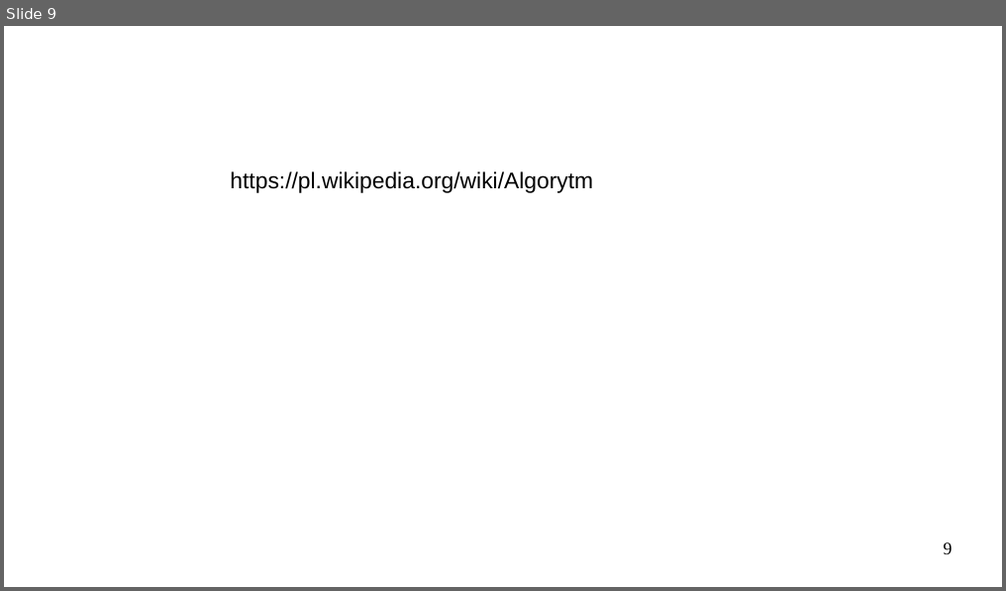
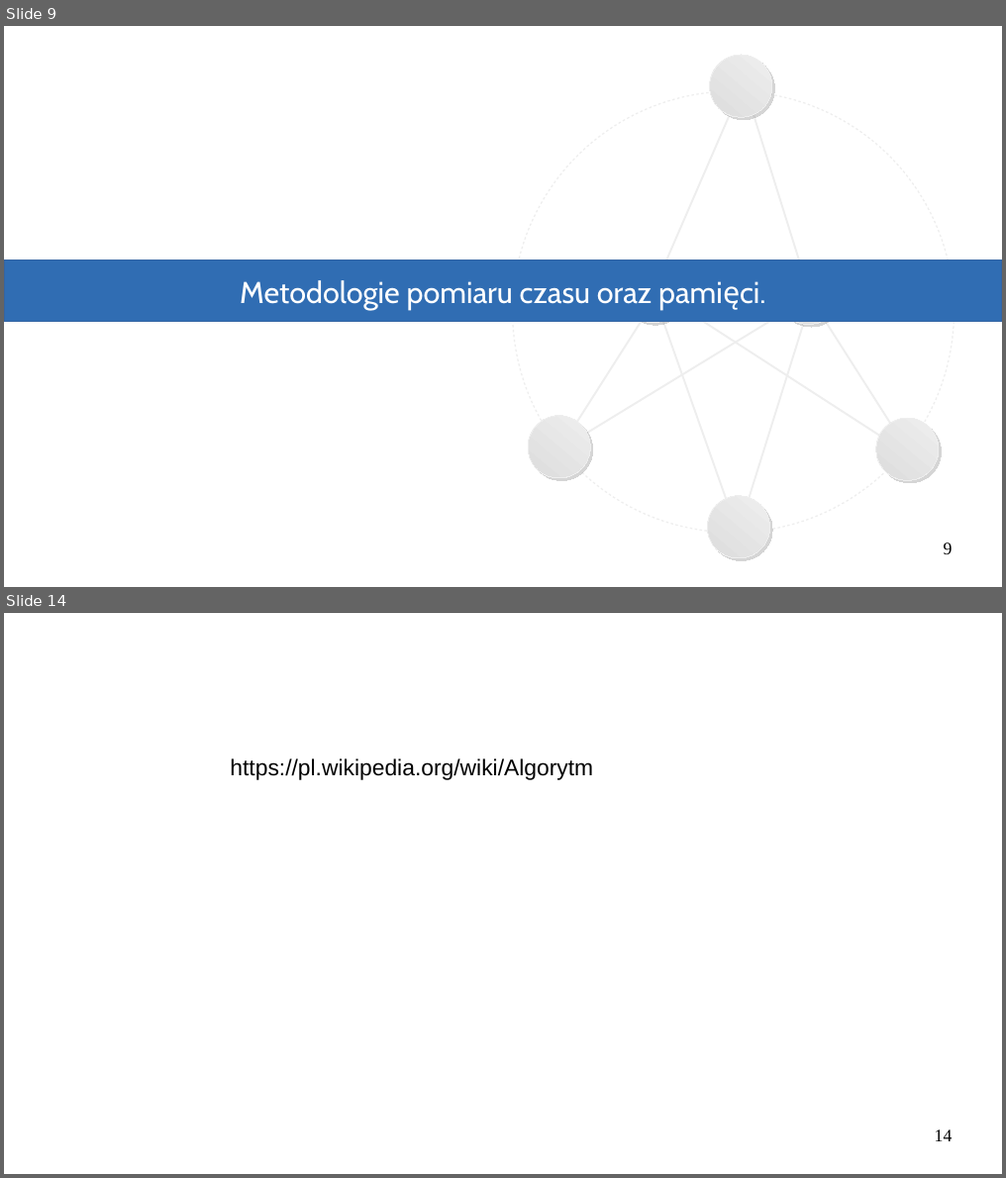
Before and after one commit to Michael-Wisniewski/algorithmic-workshop, a slide deck: gotowa.odp. Shown one above the other, each under a label of ours: slide 9 before the commit, slides 9 and 14 after it; the slides between them are not shown. The pictures are 1006x591 and 1006x1178 pixels, drawn with LibreOffice and Linux fonts; fonts in the diff are those of the drawing. Boxes give left, top, right and bottom in pixels: in the first picture for what was removed or moved away, otherwise in the second. Text is boxed around its words. In the diff, an @@ line names an element or a change of style, - is before the commit and + after.

```diff
--- a/gotowa.odp
+++ b/gotowa.odp
@@ slide 9 added at bbox=[4, 26, 1002, 587], background #FFFFFF @@
@@ group added at bbox=[513, 55, 954, 559]: 8 lines, 7 ellipses @@
@@ rectangle added at bbox=[4, 261, 1002, 322], fill #306DB3, outline #3465A4 0 pt, 24 pt, text #FFFFFF @@
+Metodologie pomiaru czasu oraz pamięci.
@@ page number added at bbox=[944, 543, 952, 555], 14 pt, text #000000 @@
+9
@@ what was slide 9 is now slide 14 @@
@@ page number at bbox=[935, 1130, 952, 1142]: text changed @@
-9
+14
```
Also in this commit, not shown: 3 slides changed, 5 other slides added, 1 slide removed, 1 other file.
